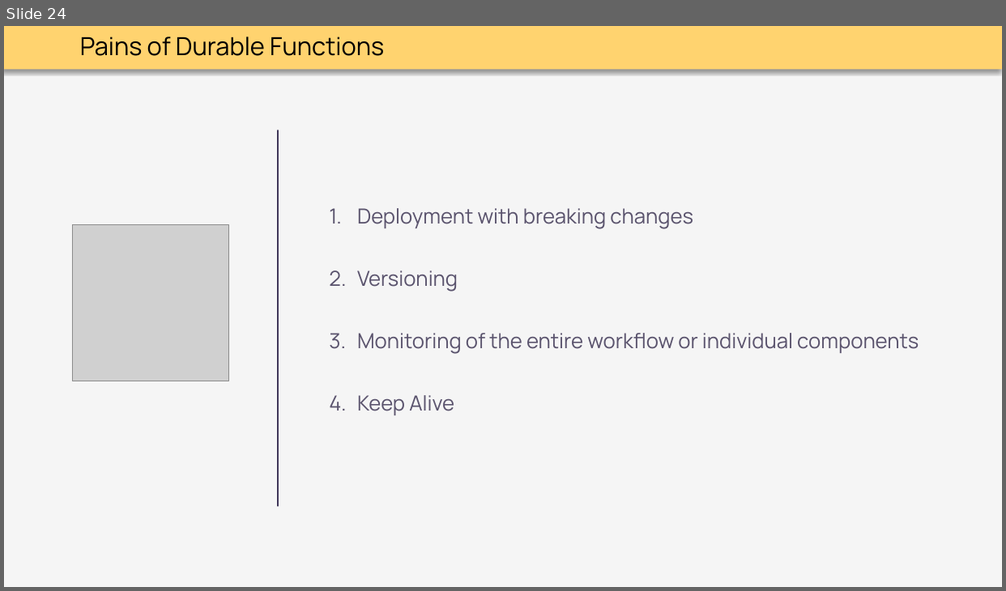
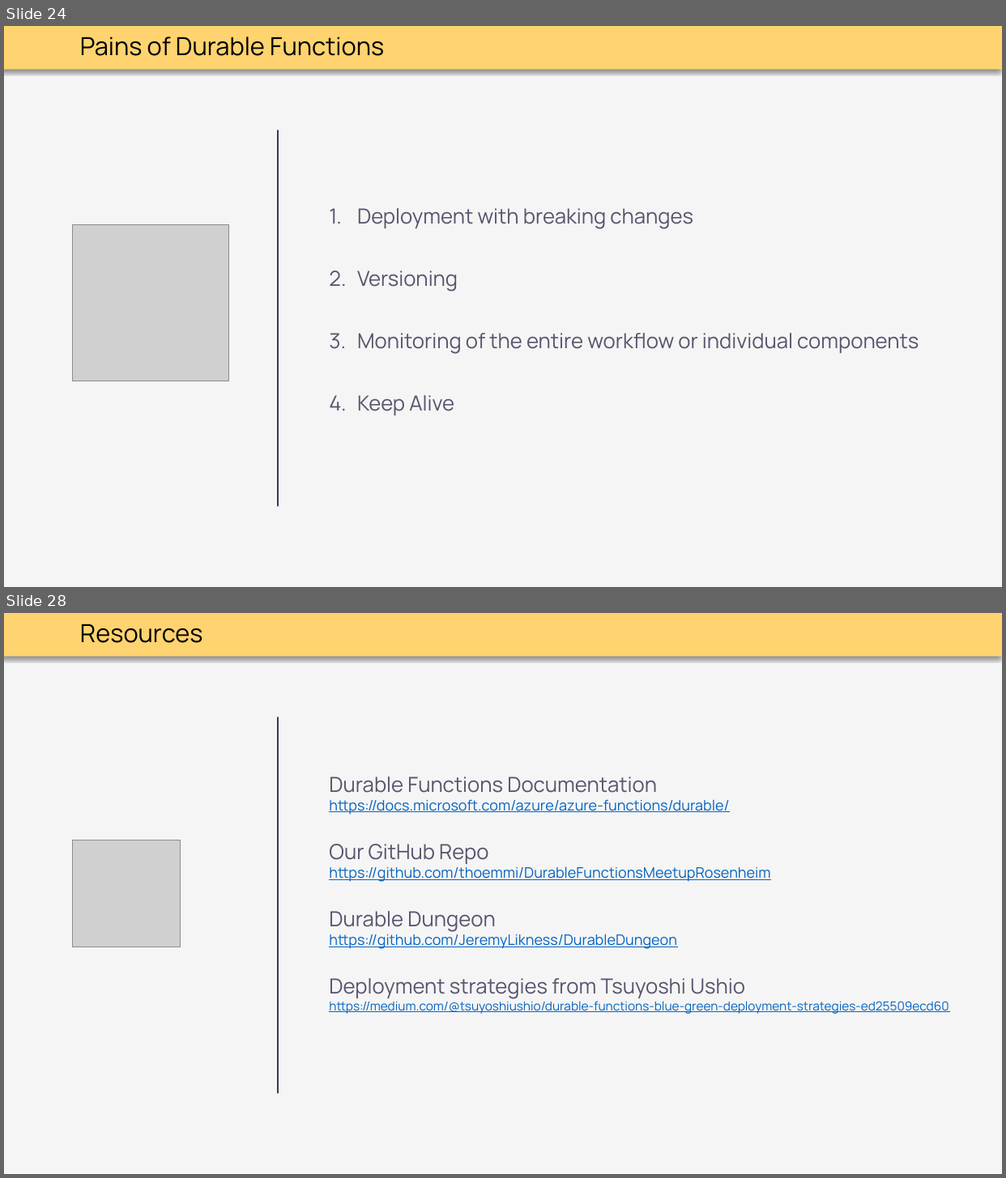
Before and after one commit to thoemmi/DurableFunctionsMeetupRosenheim, a slide deck: slides/Durable_Functions.pptx. Shown one above the other, each under a label of ours: slide 24 before the commit, slides 24 and 28 after it; the slides between them are not shown. The pictures are 1006x591 and 1006x1178 pixels, drawn with LibreOffice and Linux fonts; fonts in the diff are those of the drawing; grey boxes stand for pictures. Boxes give left, top, right and bottom in pixels: in the first picture for what was removed or moved away, otherwise in the second. Text is boxed around its words. In the diff, an @@ line names an element or a change of style, - is before the commit and + after.

```diff
--- a/slides/Durable_Functions.pptx
+++ b/slides/Durable_Functions.pptx
@@ slide 28 added at [4,613,1002,1174], background #F5F5F5; not listed: 1 template element that a slide beside it also shows @@
@@ text added at [80,624,203,643], 24 pt, text #000000 @@
+Resources
@@ line added from (278, 717) to (278, 1093), #3F3658 2 pt @@
@@ text added at [329,777,948,1014], 14 pt, text #0563C1, underline @@
+Durable Functions Documentation
+https://docs.microsoft.com/azure/azure-functions/durable/
+Our GitHub Repo
+https://github.com/thoemmi/DurableFunctionsMeetupRosenheim
+Durable Dungeon
+https://github.com/JeremyLikness/DurableDungeon
+Deployment strategies from Tsuyoshi Ushio
+https://medium.com/@tsuyoshiushio/durable-functions-blue-green-deployment-strategies-ed25509ecd60
@@ picture added at [73,840,180,947] @@
```
Also in this commit, not shown: 7 slides changed, 4 other slides added, 2 slides removed.
